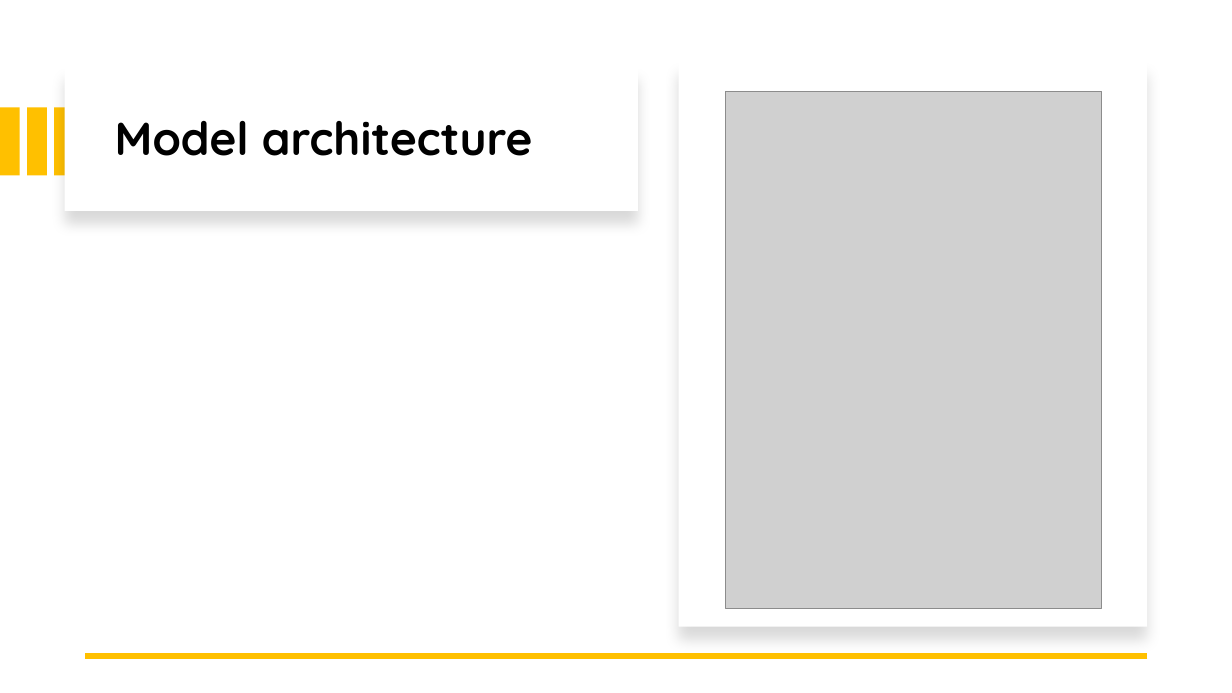
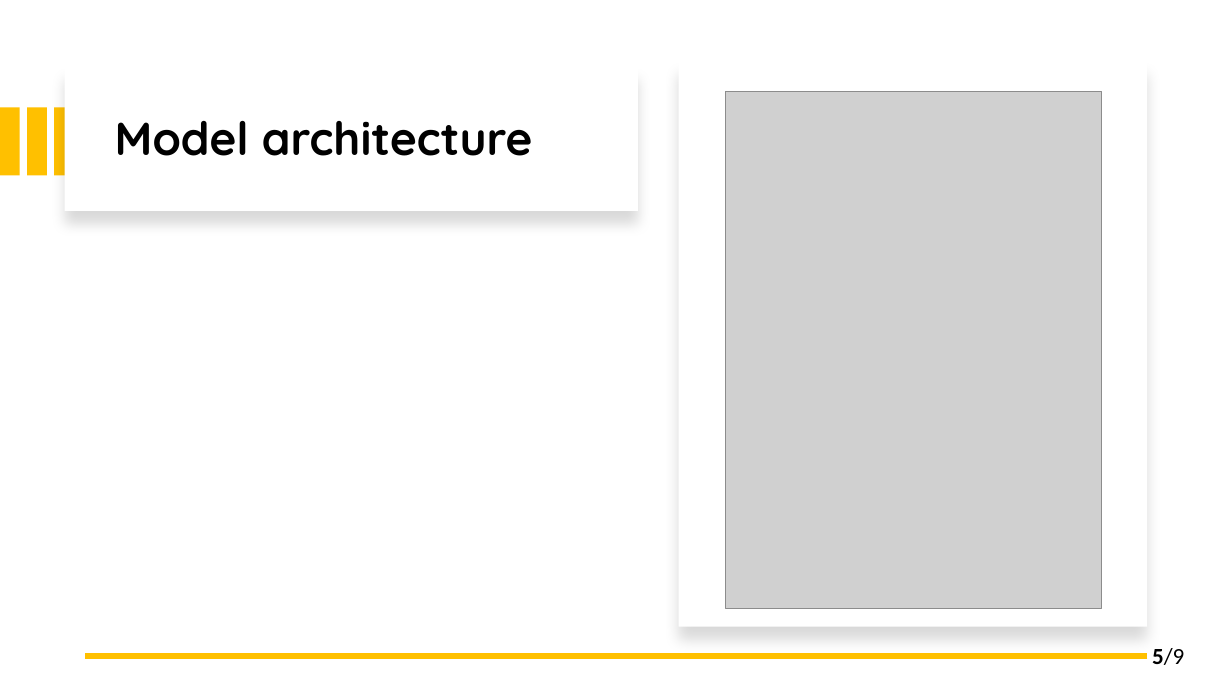
Before and after one commit to 0xbalazstoth/Projektmunka, a slide deck: slide 6 of publikacio/Artificial intelligence-based spam filtering with neurolinguistic approach using.pptx. Drawn at 1232x693 pixels with LibreOffice and Linux fonts; fonts in the diff are those of the drawing; grey boxes stand for pictures. Boxes give left, top, right and bottom in pixels: in the first picture for what was removed or moved away, otherwise in the second. Text is boxed around its words. In the diff, an @@ line names an element or a change of style, - is before the commit and + after.

```diff
--- a/publikacio/Artificial intelligence-based spam filtering with neurolinguistic approach using.pptx
+++ b/publikacio/Artificial intelligence-based spam filtering with neurolinguistic approach using.pptx
@@ text added at <box>1152,648,1184,665</box>, 18 pt, text #000000 @@
+5/9
```
Also in this commit, not shown: 6 other slides changed, 3 slides added, 1 slide removed, 28 other files.
